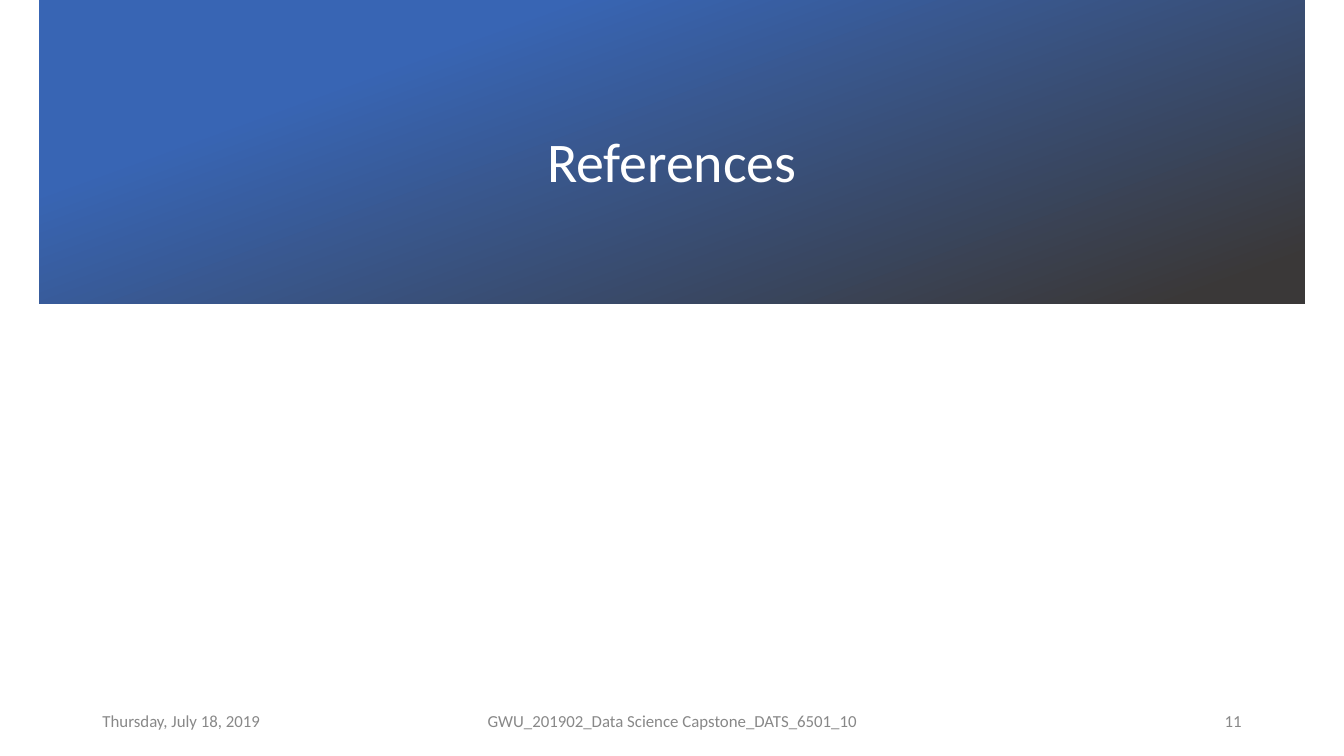
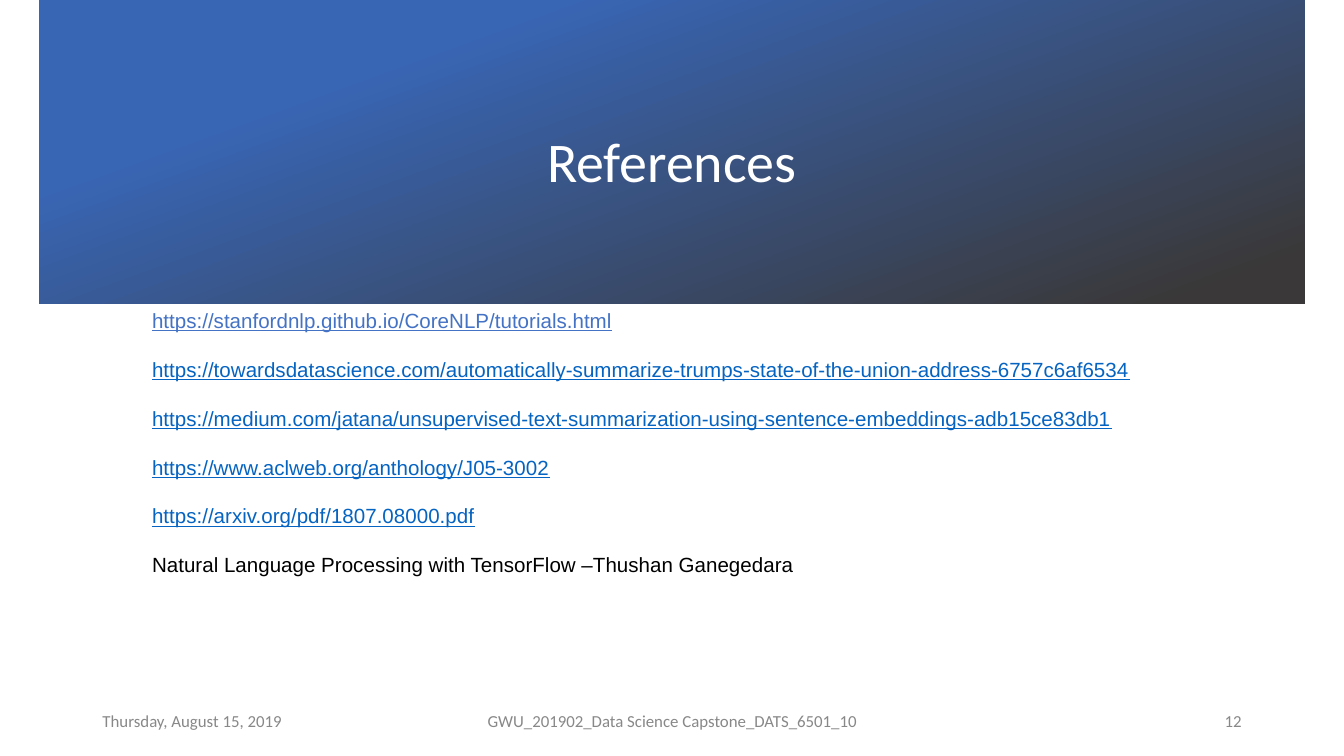
Before and after one commit to rpgwu/201902_Data-Science-Capstone_DATS_6501_10-, a slide deck: slide 12 of doc/Midterm.pptx (slide 11 before the commit). Drawn at 1344x756 pixels with LibreOffice and Linux fonts; fonts in the diff are those of the drawing; background and template pictures are left out. Boxes give left, top, right and bottom in pixels: in the first picture for what was removed or moved away, otherwise in the second. Text is boxed around its words. In the diff, an @@ line names an element or a change of style, - is before the commit and + after.

```diff
--- a/doc/Midterm.pptx
+++ b/doc/Midterm.pptx
@@ table added at (x1=142, y1=285, x2=1141, y2=622), 4 rows, 1 columns @@
+https://stanfordnlp.github.io/CoreNLP/tutorials.html / https://towardsdatascience.com/automatically-summarize-trumps-state-of-the-union-address-6757c6af6534
+https://medium.com/jatana/unsupervised-text-summarization-using-sentence-embeddings-adb15ce83db1
+https://www.aclweb.org/anthology/J05-3002
+https://arxiv.org/pdf/1807.08000.pdf / Natural Language Processing with TensorFlow –Thushan Ganegedara
@@ text at (x1=102, y1=715, x2=282, y2=730): text changed @@
-Thursday, July 18, 2019
+Thursday, August 15, 2019
@@ page number at (x1=1225, y1=716, x2=1242, y2=727): text changed @@
-11
+12
```
Also in this commit, not shown: 14 other slides changed, 1 slide added, 1 other file.
